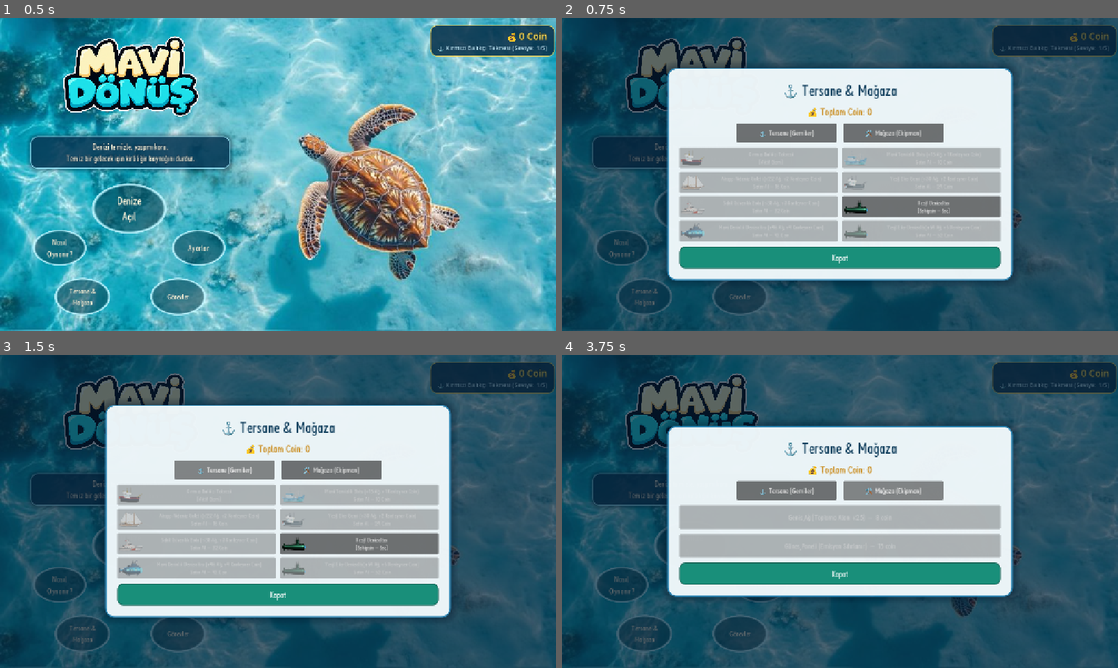
Above: before the commit, frames 1-4 (two rows, left to right).
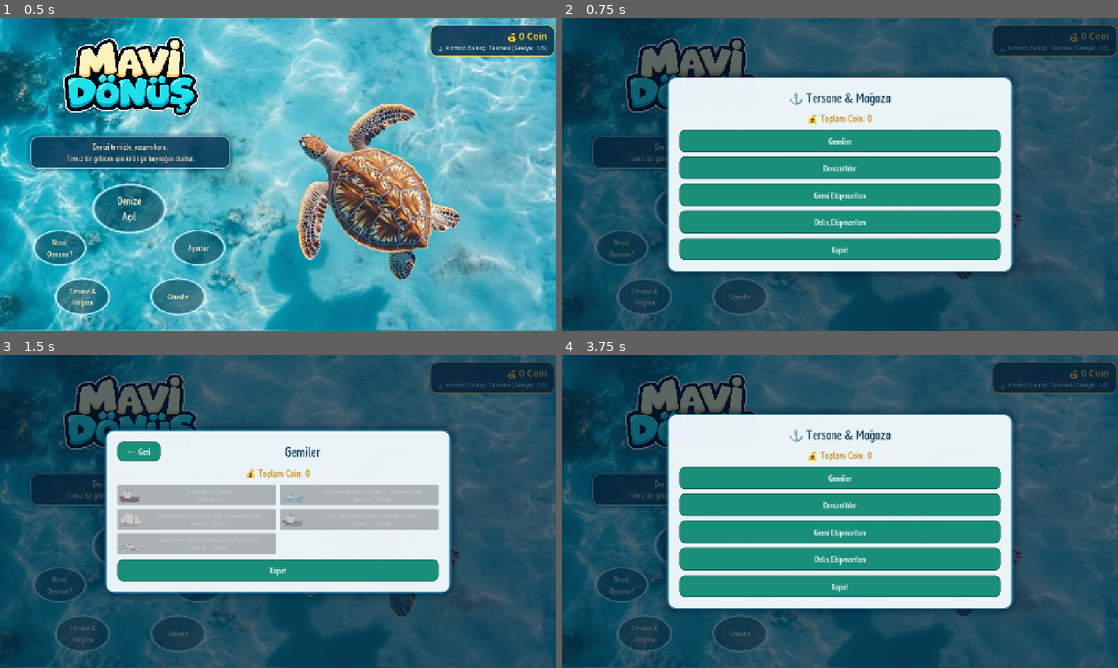
Above: after the commit, the same moments.

Repository: tubaiskol/Mavi-Donus-Hackathon-Team22
Game: Godot game, scene res://scenes/main_menu.tscn
The game is run twice, just before and just after one commit, with the same random seed, the same clock (stepped at 60 frames per second) and the same inputs.
Inputs (mouse positions are in pixels of both pictures, inside the frame that each line leads up to):
- Up to frame 1 (0.5 s): no input
- Up to frame 2 (0.75 s): click "Tersane & Mağaza" at 0.5 s
- Up to frame 3 (1.5 s): click (222, 470) at 1.25 s, where only the run before the commit has a clickable "⚓ Tersane (Gemiler)"
- Up to frame 4 (3.75 s): click (701, 452) at 2 s, where only the run after the commit has a clickable "← Geri"; click (840, 477) at 2.75 s, where only the run after the commit has a clickable "Gemiler"; click "🛠️ Mağaza (Ekipman)" (after the commit: "← Geri") at 3.5 s

Frame 1 is identical in both runs. In frame 2, 29% of the frame differs, in the area x 18-82%, y 15-85%; in frame 3, 22%; in frame 4, 27%.

Commit message:
feat: ana menü mağazasına dört kategori ve geri gezinmesi ekle

Diff:
--- a/scripts/game_state.gd
+++ b/scripts/game_state.gd
@@ -627,8 +627,8 @@
 	return boat_id in owned_boats
 
 
-func buy_or_select_boat(boat_id: String) -> bool:
-	if not BOAT_CATALOG.has(boat_id) or not is_vehicle_available(boat_id):
+func buy_or_select_boat(boat_id: String, catalog_purchase: bool = false) -> bool:
+	if not BOAT_CATALOG.has(boat_id) or (not catalog_purchase and not is_vehicle_available(boat_id)):
 		return false
 
 	if is_boat_owned(boat_id):
@@ -647,10 +647,11 @@
 	return true
 
 
-func buy_net() -> bool:
-	if has_collection_upgrade() or coins < 8:
+func buy_net(mode: int = -1) -> bool:
+	var underwater := is_underwater_level() if mode < 0 else mode == 1
+	if (has_dive_collector if underwater else has_wide_net) or coins < 8:
 		return false
-	if is_underwater_level():
+	if underwater:
 		has_dive_collector = true
 	else:
 		has_wide_net = true
@@ -660,10 +661,11 @@
 	return true
 
 
-func buy_solar() -> bool:
-	if has_clean_propulsion() or coins < 15:
+func buy_solar(mode: int = -1) -> bool:
+	var underwater := is_underwater_level() if mode < 0 else mode == 1
+	if (has_clean_drive if underwater else has_solar) or coins < 15:
 		return false
-	if is_underwater_level():
+	if underwater:
 		has_clean_drive = true
 	else:
 		has_solar = true
--- a/scripts/main_menu.gd
+++ b/scripts/main_menu.gd
@@ -29,14 +29,16 @@
 
 # Ana Menü Tersane / Mağaza bileşenleri
 var _menu_shop_coins_label: Label
+var _menu_shop_title: Label
 var _menu_boat_buttons: Dictionary = {}
 var _menu_net_btn: Button
 var _menu_solar_btn: Button
-var _menu_active_shop_tab := 0
+var _menu_active_shop_tab := -1
+var _menu_shop_categories: VBoxContainer
+var _menu_shop_back: Button
+const SHOP_CATEGORIES := ["Gemiler", "Denizaltılar", "Gemi Ekipmanları", "Dalış Ekipmanları"]
 var _menu_shipyard_box: VBoxContainer
 var _menu_equipment_box: VBoxContainer
-var _menu_tab_shipyard_btn: Button
-var _menu_tab_equip_btn: Button
 
 
 func _ready() -> void:
@@ -182,7 +184,7 @@
 	if AudioManager:
 		AudioManager.play_button()
 	if _fleet_overlay:
-		_refresh_menu_shop()
+		_switch_menu_shop_tab(-1)
 		_fleet_overlay.show()
 
 
@@ -339,30 +341,26 @@
 	_fleet_overlay = get_node("InteractiveMenuShopModal")
 	vb.custom_minimum_size = Vector2(740, 0)
 
-	vb.add_child(_modal_label("⚓ Tersane & Mağaza", 36, Color(0.06, 0.24, 0.36)))
+	var header := HBoxContainer.new()
+	header.add_theme_constant_override("separation", 12)
+	vb.add_child(header)
+	_menu_shop_back = _modal_button("← Geri", _switch_menu_shop_tab.bind(-1))
+	_menu_shop_back.custom_minimum_size = Vector2(100, 44)
+	header.add_child(_menu_shop_back)
+	_menu_shop_title = _modal_label("⚓ Tersane & Mağaza", 32, Color(0.06, 0.24, 0.36))
+	_menu_shop_title.size_flags_horizontal = Control.SIZE_EXPAND_FILL
+	header.add_child(_menu_shop_title)
 
 	_menu_shop_coins_label = _modal_label("Coin: %d" % GameState.coins, 24, Color(0.78, 0.52, 0.06))
 	vb.add_child(_menu_shop_coins_label)
 
-	# Sekmeler
-	var tabs_row := HBoxContainer.new()
-	tabs_row.alignment = BoxContainer.ALIGNMENT_CENTER
-	tabs_row.add_theme_constant_override("separation", 16)
-	vb.add_child(tabs_row)
-
-	_menu_tab_shipyard_btn = Button.new()
-	_menu_tab_shipyard_btn.text = "⚓ Tersane (Gemiler)"
-	_menu_tab_shipyard_btn.custom_minimum_size = Vector2(230, 44)
-	_menu_tab_shipyard_btn.add_theme_font_size_override("font_size", 18)
-	_menu_tab_shipyard_btn.pressed.connect(_switch_menu_shop_tab.bind(0))
-	tabs_row.add_child(_menu_tab_shipyard_btn)
-
-	_menu_tab_equip_btn = Button.new()
-	_menu_tab_equip_btn.text = "🛠️ Mağaza (Ekipman)"
-	_menu_tab_equip_btn.custom_minimum_size = Vector2(230, 44)
-	_menu_tab_equip_btn.add_theme_font_size_override("font_size", 18)
-	_menu_tab_equip_btn.pressed.connect(_switch_menu_shop_tab.bind(1))
-	tabs_row.add_child(_menu_tab_equip_btn)
+	_menu_shop_categories = VBoxContainer.new()
+	_menu_shop_categories.add_theme_constant_override("separation", 10)
+	vb.add_child(_menu_shop_categories)
+	for category in range(SHOP_CATEGORIES.size()):
+		var button := _modal_button(SHOP_CATEGORIES[category], _switch_menu_shop_tab.bind(category))
+		button.custom_minimum_size = Vector2(0, 52)
+		_menu_shop_categories.add_child(button)
 
 	# Tersane Box
 	_menu_shipyard_box = VBoxContainer.new()
@@ -400,7 +398,7 @@
 	_menu_net_btn.custom_minimum_size = Vector2(0, 54)
 	_menu_net_btn.add_theme_font_size_override("font_size", 18)
 	_menu_net_btn.pressed.connect(func():
-		if GameState.buy_net():
+		if GameState.buy_net(1 if _menu_active_shop_tab == 3 else 0):
 			if AudioManager:
 				AudioManager.play_buy()
 			_refresh_menu_shop()
@@ -411,7 +409,7 @@
 	_menu_solar_btn.custom_minimum_size = Vector2(0, 54)
 	_menu_solar_btn.add_theme_font_size_override("font_size", 18)
 	_menu_solar_btn.pressed.connect(func():
-		if GameState.buy_solar():
+		if GameState.buy_solar(1 if _menu_active_shop_tab == 3 else 0):
 			if AudioManager:
 				AudioManager.play_solar()
 			_refresh_menu_shop()
@@ -424,18 +422,21 @@
 		_fleet_overlay.hide()
 	))
 
-	_switch_menu_shop_tab(0)
+	_switch_menu_shop_tab(-1)
 
 
 func _switch_menu_shop_tab(idx: int) -> void:
 	_menu_active_shop_tab = idx
-	_menu_shipyard_box.visible = (_menu_active_shop_tab == 0)
-	_menu_equipment_box.visible = (_menu_active_shop_tab == 1)
+	_menu_shop_categories.visible = idx == -1
+	_menu_shop_back.visible = idx != -1
+	_menu_shipyard_box.visible = idx in [0, 1]
+	_menu_equipment_box.visible = idx in [2, 3]
+	_refresh_menu_shop()
 
 
 func _on_menu_boat_buy_pressed(boat_id: String) -> void:
 	var was_owned := GameState.is_boat_owned(boat_id)
-	if GameState.buy_or_select_boat(boat_id):
+	if GameState.buy_or_select_boat(boat_id, true):
 		if AudioManager:
 			if was_owned:
 				AudioManager.play_button()
@@ -445,11 +446,14 @@
 
 
 func _refresh_menu_shop() -> void:
+	var underwater := _menu_active_shop_tab in [1, 3]
+	_menu_shop_title.text = "⚓ Tersane & Mağaza" if _menu_active_shop_tab == -1 else SHOP_CATEGORIES[_menu_active_shop_tab]
 	if _menu_shop_coins_label:
 		_menu_shop_coins_label.text = "💰 Toplam Coin: %d" % GameState.coins
 
 	for boat_id: String in _menu_boat_buttons:
 		var btn: Button = _menu_boat_buttons[boat_id]
+		btn.visible = (boat_id in ["sub_basic", "sub_fat", "sub_green"]) == underwater
 		var info: Dictionary = GameState.BOAT_CATALOG[boat_id]
 		var b_name: String = info["name"]
 		var cost: int = int(info["cost"])
@@ -460,32 +464,34 @@
 
 		var stat_txt := ""
 		if r_bonus > 0:
-			stat_txt = " (+%d Ağ, +%d Konteyner Coin)" % [r_bonus, d_bonus]
+			stat_txt = " (+%d Alan, +%d Konteyner Coin)" % [r_bonus, d_bonus]
 
 		if is_active:
-			btn.text = "%s%s\n[Aktif Gemi]" % [b_name, stat_txt]
+			btn.text = "%s%s\n[Aktif %s]" % [b_name, stat_txt, "Denizaltı" if underwater else "Gemi"]
 			btn.disabled = true
 		elif owned:
-			btn.text = "%s%s\n[Sahipsin — Seç]" % [b_name, stat_txt]
-			btn.disabled = false
+			btn.text = "%s%s\n[%s]" % [b_name, stat_txt, "Sahipsin — Seç" if GameState.is_vehicle_available(boat_id) else "Sahipsin — İlgili bölümde kullanılır"]
+			btn.disabled = not GameState.is_vehicle_available(boat_id)
 		else:
 			btn.text = "%s%s\nSatın Al — %d Coin" % [b_name, stat_txt, cost]
 			btn.disabled = (GameState.coins < cost)
 
 	if _menu_net_btn:
-		if GameState.has_wide_net:
-			_menu_net_btn.text = "Geniş Ağ (Toplama Alanı +25)  —  Alındı"
+		var equipment := "Dalgıç Toplama Aparatı" if underwater else "Geniş Ağ"
+		if (GameState.has_dive_collector if underwater else GameState.has_wide_net):
+			_menu_net_btn.text = "%s (Toplama Alanı +25)  —  Alındı" % equipment
 			_menu_net_btn.disabled = true
 		else:
-			_menu_net_btn.text = "Geniş Ağ (Toplama Alanı +25)  —  8 coin"
+			_menu_net_btn.text = "%s (Toplama Alanı +25)  —  8 coin" % equipment
 			_menu_net_btn.disabled = (GameState.coins < 8)
 
 	if _menu_solar_btn:
-		if GameState.has_solar:
-			_menu_solar_btn.text = "Güneş Paneli (Emisyon Sıfırlanır)  —  Alındı"
+		var equipment := "Emisyonsuz Elektrikli Tahrik" if underwater else "Güneş Paneli"
+		if (GameState.has_clean_drive if underwater else GameState.has_solar):
+			_menu_solar_btn.text = "%s (Emisyon Sıfırlanır)  —  Alındı" % equipment
 			_menu_solar_btn.disabled = true
 		else:
-			_menu_solar_btn.text = "Güneş Paneli (Emisyon Sıfırlanır)  —  15 coin"
+			_menu_solar_btn.text = "%s (Emisyon Sıfırlanır)  —  15 coin" % equipment
 			_menu_solar_btn.disabled = (GameState.coins < 15)
 
 	_update_profile_labels()
